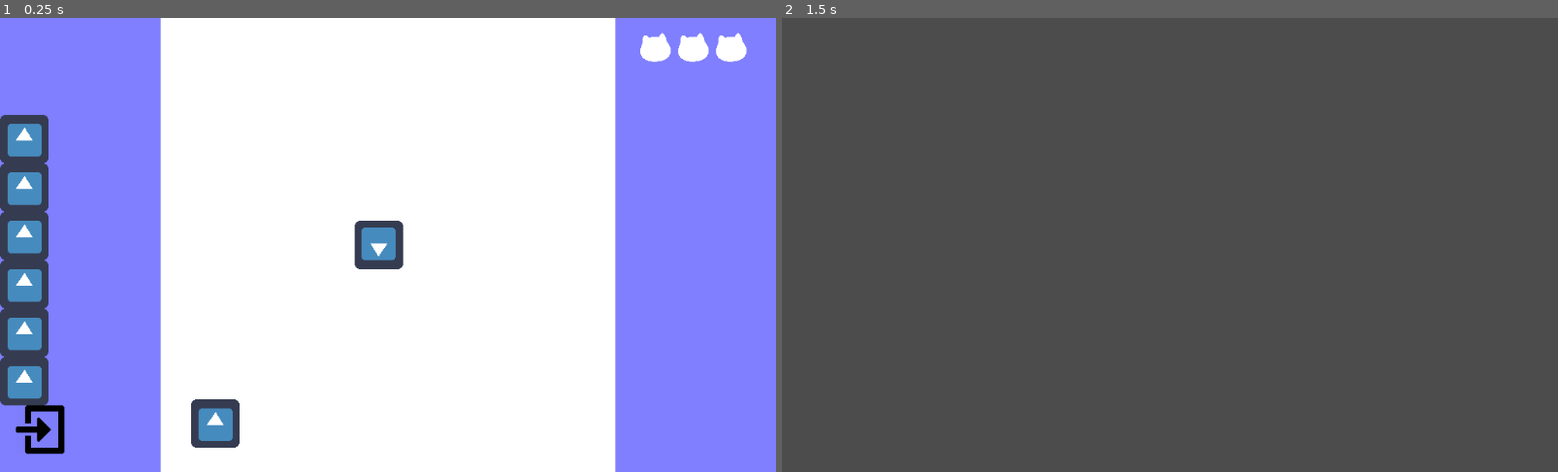
Above: before the commit, frames 1-2 (left to right).
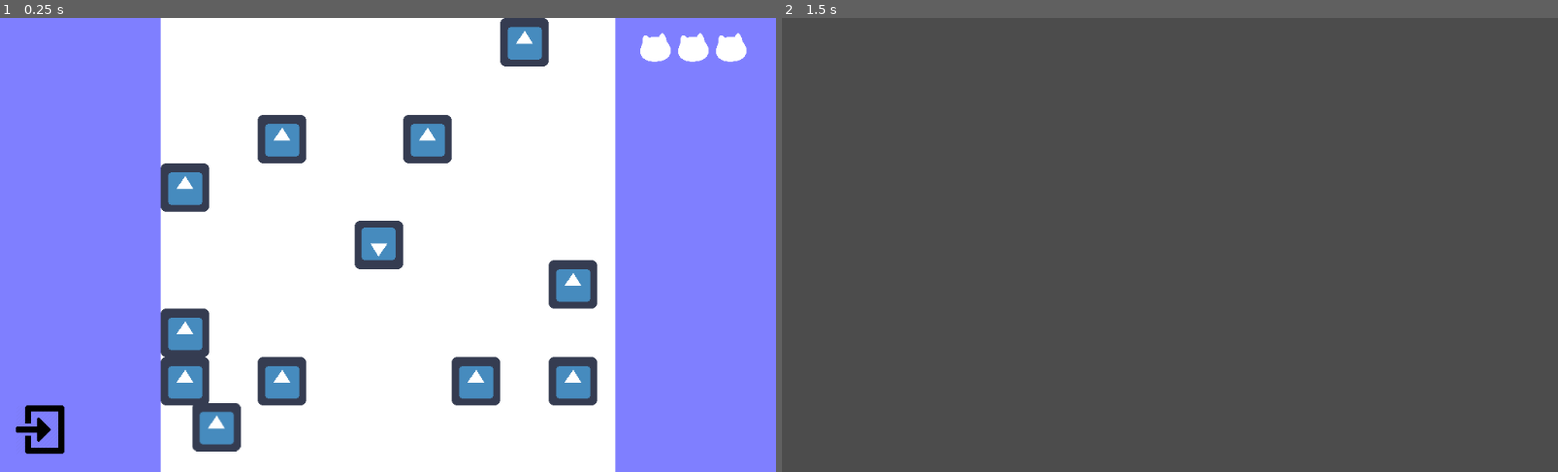
Above: after the commit, the same moments.

Repository: Baidadan67/Save-Wandering-Cats-Meow
Game: Godot game, scene res://Scene/Outside/OutsideRoom.tscn
The game is run twice, just before and just after one commit, with the same random seed, the same clock (stepped at 60 frames per second) and the same inputs. The engine's default icon, where the game draws it, is replaced by a stand-in: a white triangle on a blue panel in a dark square.
Inputs (mouse positions are in pixels of both pictures, inside the frame that each line leads up to):
- Up to frame 1 (0.25 s): no input
- Up to frame 2 (1.5 s): tap Enter (ui_accept) at 0.5, 0.77, 1.25 s; move the mouse to (820, 431) at 0.52 s; hold Right (ui_right) 0.53-1.28 s; click (820, 431) at 0.67 s; move the mouse to (1014, 267) at 1.27 s; hold Down (ui_down) from 1.28 s (still down)

The runs differ from the first frame. In frame 1, 11% of the frame differs, in the area x 0-77%, y 0-96%; in frame 2, nothing differs.

Commit message:
Fix obstacle generator

Diff:
--- a/project/Script/Obstacle.gd
+++ b/project/Script/Obstacle.gd
@@ -1,16 +1,13 @@
 extends Node2D
 
-
-# Declare member variables here. Examples:
-# var a = 2
-# var b = "text"
-
+var vSize = 64
+var hSize = 64
 
 # Called when the node enters the scene tree for the first time.
 func _ready():
-	pass # Replace with function body.
+	position.x = 212 + hSize * (randi() % (600 / hSize))
+	position.y = vSize * (randi() % (600 / vSize))
 
-
-# Called every frame. 'delta' is the elapsed time since the previous frame.
-#func _process(delta):
-#	pass
+	while $Area2D.get_overlapping_areas() or (position.x <= 360 and position.y >= 460):
+		position.x = 212 + hSize * (randi() % (600 / hSize))
+		position.y = vSize * (randi() % (600 / vSize))
--- a/project/Script/ObstacleGenerator.gd
+++ b/project/Script/ObstacleGenerator.gd
@@ -2,21 +2,10 @@
 
 var maxObstacle = 10
 var obstacleScene = load("res://Scene/Outside/Obstacle.tscn")
-var vSize = 64
-var hSize = 64
 
 # Called when the node enters the scene tree for the first time.
 func _ready():
 	for i in range(maxObstacle):
 		randomize()
 		var obstacle = obstacleScene.instance()
-
-		obstacle.global_position.x = 212 + hSize * (randi() % (600 / hSize))
-		obstacle.global_position.y = vSize * (randi() % (600 / vSize))
-
-		while obstacle.global_position.x <= 360 and obstacle.global_position.y >= 460:
-			obstacle.global_position.x = 212 + hSize * (randi() % (600 / hSize))
-			obstacle.global_position.y = vSize * (randi() % (600 / vSize))
-
-		print(obstacle.global_position.x, ' ', obstacle.global_position.y)
 		add_child(obstacle)
--- a/project/project.godot
+++ b/project/project.godot
@@ -14,6 +14,10 @@
 run/main_scene="res://Scene/Outside/OutsideRoom.tscn"
 config/icon="res://Sprite/icon.png"
 
+[display]
+
+window/size/resizable=false
+
 [gui]
 
 common/drop_mouse_on_gui_input_disabled=true
